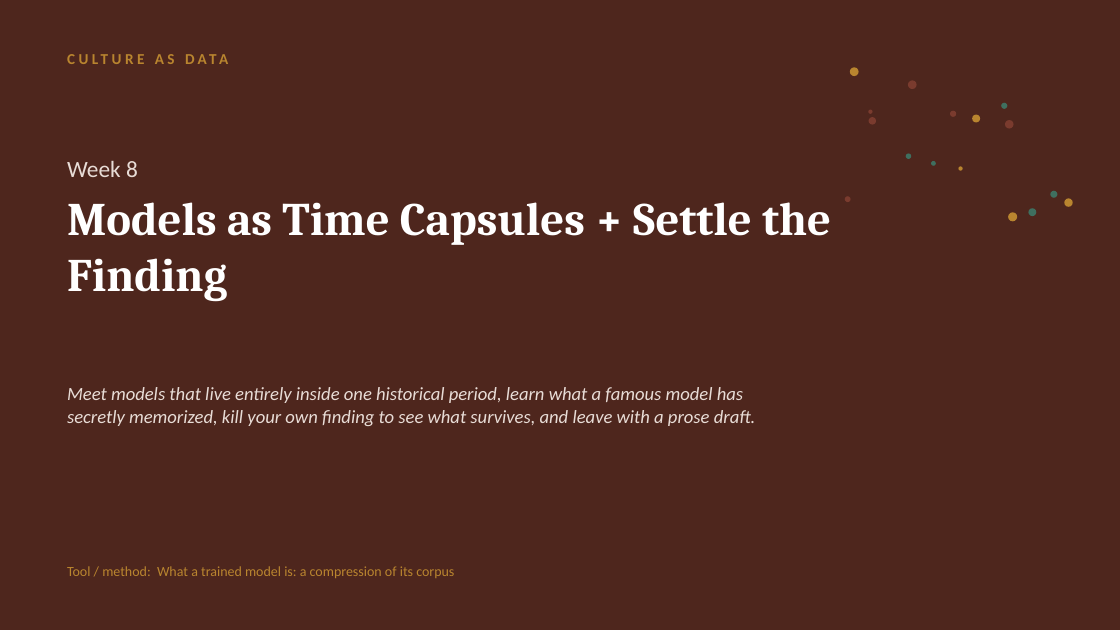
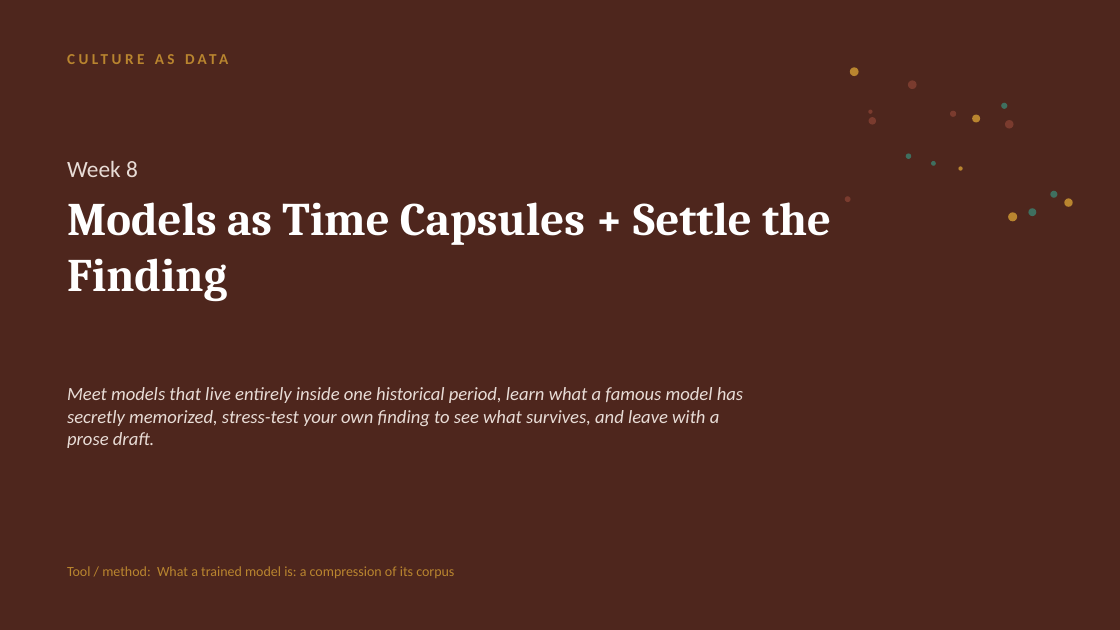
Before and after one commit to lucianli123/culture-as-data-2026, a slide deck: slide 1 of slides/pptx/week-08.pptx. Drawn at 1120x630 pixels with LibreOffice and Linux fonts; fonts in the diff are those of the drawing. Boxes give left, top, right and bottom in pixels: in the first picture for what was removed or moved away, otherwise in the second. Text is boxed around its words. In the diff, an @@ line names an element or a change of style, - is before the commit and + after.

```diff
--- a/slides/pptx/week-08.pptx
+++ b/slides/pptx/week-08.pptx
@@ text at [67,387,743,448]: text changed @@
-Meet models that live entirely inside one historical period, learn what a famous model has secretly memorized, kill your own finding to see what survives, and leave with a prose draft.
+Meet models that live entirely inside one historical period, learn what a famous model has secretly memorized, stress-test your own finding to see what survives, and leave with a prose draft.
```
Also in this commit, not shown: 4 other slides changed, 37 other files.
